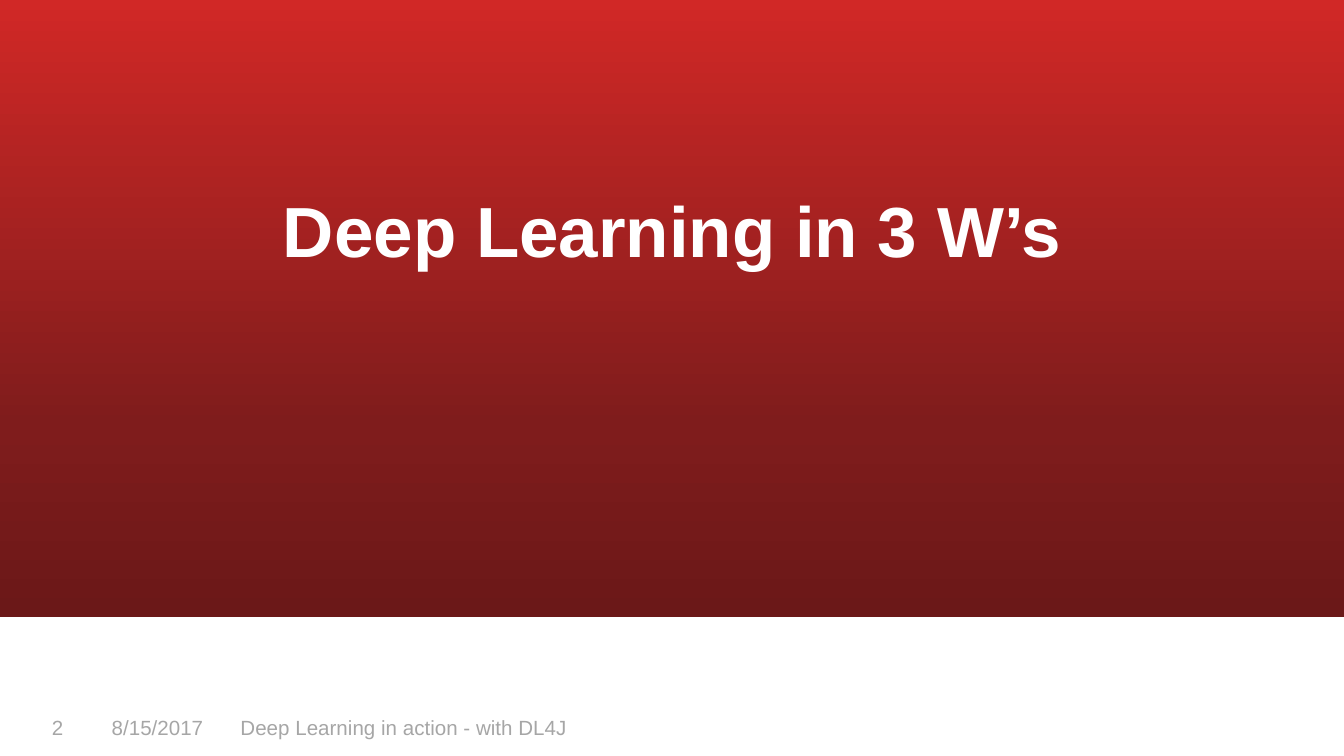
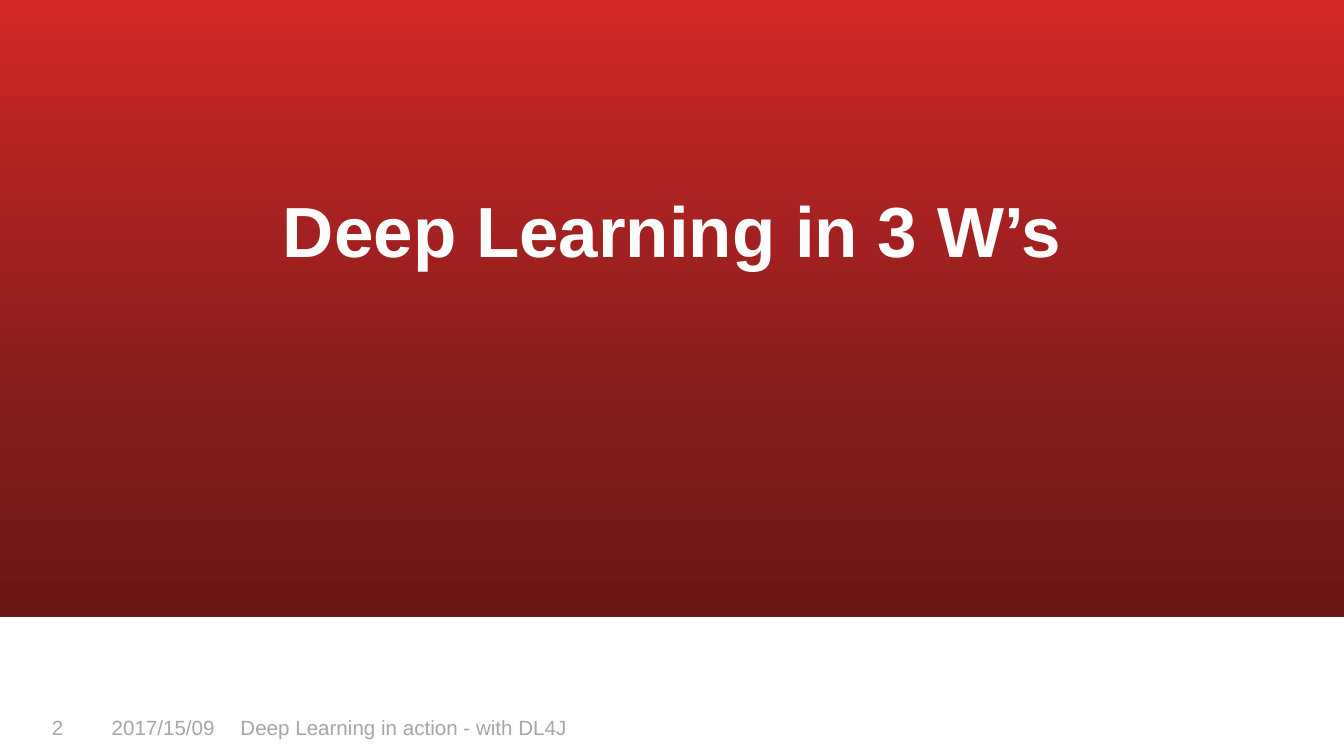
Before and after one commit to skeydan/dl4j_in_action, a slide deck: slide 2 of dl4j_in_action.pptx. Drawn at 1344x756 pixels with LibreOffice and Linux fonts; fonts in the diff are those of the drawing; background and template pictures are left out. Boxes give left, top, right and bottom in pixels: in the first picture for what was removed or moved away, otherwise in the second. Text is boxed around its words. In the diff, an @@ line names an element or a change of style, - is before the commit and + after.

Commit message:
correct typo

```diff
--- a/dl4j_in_action.pptx
+++ b/dl4j_in_action.pptx
@@ text at (112,720,215,735): text changed @@
-8/15/2017
+2017/15/09
```
Also in this commit, not shown: 24 other slides changed.
